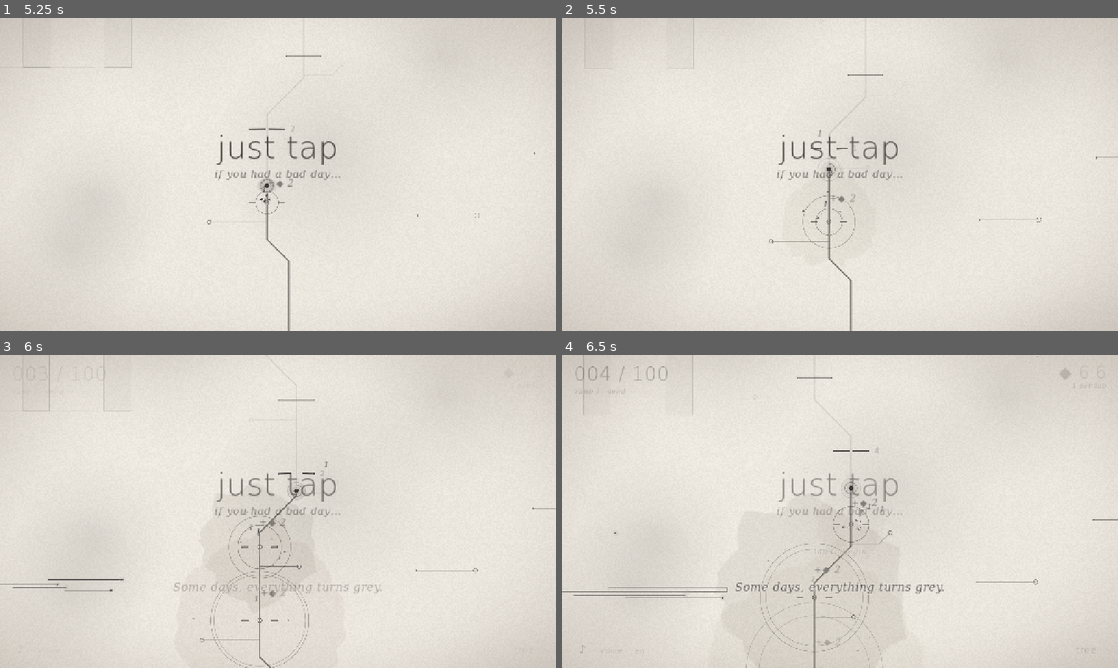
Above: before the commit, frames 1-4 (two rows, left to right).
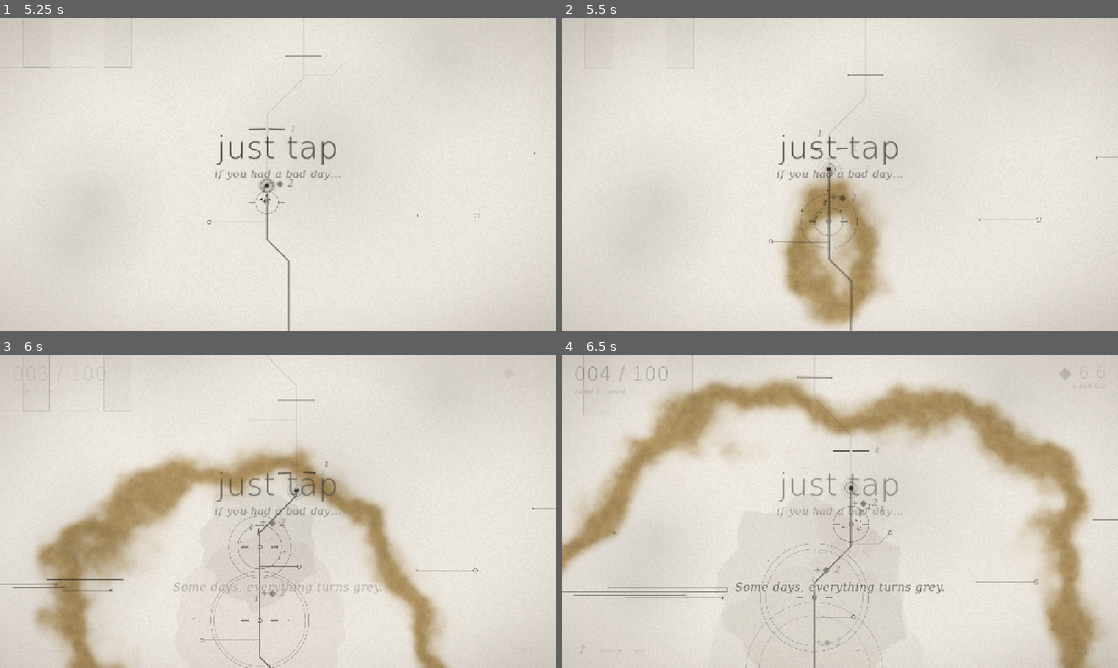
Above: after the commit, the same moments.

Repository: pablopalma/just-tap-repository
Game: Godot game, scene res://scenes/main.tscn
Two runs of this game, one before a commit and one after it. Both use one fixed random seed, a clock stepped at 60 frames per second and the inputs below.
Inputs (mouse positions are in pixels of both pictures, inside the frame that each line leads up to):
- Up to frame 1 (5.25 s): click "en" at 0.5 s; click "es" at 1.25 s; click "en" at 2 s; click "es" at 2.75 s; click "en" at 3.5 s; click "es" at 4.25 s; tap Enter at 5 s; move the mouse to (400, 158) at 5.02 s; tap Space at 5.1 s; click (400, 158) at 5.17 s
- Up to frame 2 (5.5 s): tap Space at 5.27 s
- Up to frame 3 (6 s): tap Space at 5.57, 5.85 s; tap Enter at 5.75 s; move the mouse to (166, 527) at 5.77 s; click (166, 527) at 5.92 s
- Up to frame 4 (6.5 s): tap Space at 6.02, 6.32 s

Frame 1 is identical in both runs. In frame 2, 6.6% of the frame differs, in the area x 39-60%, y 49-99%; in frame 3, 15%; in frame 4, 19%, in the area x 0-98%, y 6-100%.

Commit message:
Ola de color y carta del creador al final
- shaders/colour_wave.gdshader: el color se derrama como acuarela
  mojada (borde húmedo, flores, granulado, distorsión), late con la
  música y repinta el mundo gris cuando vuelve un color. Pasa también
  al completar zonas, con el ave, en el primer toque y en el final.
  F9 dispara una ola donde está la cámara, para grabar.
- La carta del creador aparece tras las últimas líneas de la voz y
  antes de "you made colour", en inglés o español, con los taps reales
  del jugador (GameState.total_taps, guardado).
- Voces de las líneas 26 y 27.
- tools/wave_test y tools/letter_test capturan la ola y la carta.

Co-Authored-By: Claude Opus 5.5 <noreply@anthropic.com>

Diff:
--- a/autoload/game_state.gd
+++ b/autoload/game_state.gd
@@ -28,6 +28,8 @@
 var seen := {}
 ## Voice lines already said this run (§20.4).
 var said := {}
+## Every manual tap of the whole game (kept across rebirths): the creator's letter quotes it.
+var total_taps := 0
 var finished := false
 ## False during the intro and the ending: taps and regeneration wait.
 var running := false
@@ -139,6 +141,7 @@
 		combo = minf(COMBO_MAX, combo + 1.0)
 		_combo_timer = COMBO_WINDOW
 		taps_at_gate += 1
+		total_taps += 1
 		if randf() < 0.06 * lv("eco"):
 			_echoes.append(ECHO_DELAY)
 	last_hit_time = clock
@@ -245,6 +248,7 @@
 	up = {}
 	seen = {}
 	said = {}
+	total_taps = 0
 	finished = false
 	combo = 0.0
 	_echoes.clear()
@@ -257,7 +261,7 @@
 
 func to_dict() -> Dictionary:
 	return {"stage": stage, "hp": hp, "light": light, "up": up, "reb": rebirths, "seen": seen,
-		"finished": finished, "said": said.keys()}
+		"finished": finished, "said": said.keys(), "taps": total_taps}
 
 
 func from_dict(d: Dictionary) -> void:
@@ -268,6 +272,7 @@
 		hp = max_hp(stage)
 	light = float(d.get("light", 0.0))
 	rebirths = int(d.get("reb", 0))
+	total_taps = int(d.get("taps", 0))
 	up = {}
 	var u: Dictionary = d.get("up", {})
 	for k in u:
--- a/autoload/narrator.gd
+++ b/autoload/narrator.gd
@@ -43,6 +43,11 @@
 	GameState.reborn.connect(_on_reborn)
 	GameState.progress_reset.connect(func() -> void: _queue.clear())
 	GameState.hit.connect(_on_hit)
+
+
+## Nothing queued, nothing speaking and the gap after the last line is over.
+func is_idle() -> bool:
+	return _queue.is_empty() and not _player.playing and _cooldown <= 0.0
 
 
 ## Queue a line. Story lines play once per run; pass once = false for idle, return and rebirth.
--- a/scripts/fmt.gd
+++ b/scripts/fmt.gd
@@ -22,6 +22,16 @@
 	return ("%." + str(decimals) + "f%s") % [v, SUFFIXES[i]]
 
 
+## Whole number with thousands grouped: 18.304 in Spanish, 18,304 in English.
+static func grouped(n: int, sep: String) -> String:
+	var s := str(absi(n))
+	var out := ""
+	while s.length() > 3:
+		out = sep + s.right(3) + out
+		s = s.left(s.length() - 3)
+	return ("-" if n < 0 else "") + s + out
+
+
 ## "021"
 static func pad3(n: int) -> String:
 	return "%03d" % n
--- a/scripts/loc.gd
+++ b/scripts/loc.gd
@@ -21,6 +21,34 @@
 	"needs": {"es": "%s · necesita %s %d", "en": "%s · needs %s %d"},
 	"level_line": {"es": "%s — %s · nivel %d: %s", "en": "%s — %s · level %d: %s"},
 	"max": {"es": "máximo", "en": "max"},
+	"continue_tap": {"es": "tocá para seguir", "en": "tap to continue"},
+}
+
+## The creator's letter (end of the game). {taps} is the player's own count of taps.
+## The line marked with "*" is the one that lands: larger, in gold, with a longer pause.
+const LETTER := {
+	"es": [
+		"Hola. No nos conocemos.",
+		"Soy quien hizo este juego.",
+		"No sé qué día tuviste hoy, ni por lo que estás pasando.",
+		"Pero tocaste {taps} veces para llegar hasta acá.",
+		"Un toque a la vez. Eso no es poco.",
+		"Sea lo que sea, tiene salida. Siempre la hay.",
+		"Y quiero que lo sepas:",
+		"*estoy orgulloso de vos.",
+		"— Pablo",
+	],
+	"en": [
+		"Hi. We've never met.",
+		"I'm the one who made this game.",
+		"I don't know what kind of day you had, or what you're going through.",
+		"But you tapped {taps} times to get here.",
+		"One tap at a time. That's not nothing.",
+		"Whatever it is, there's a way through. There always is.",
+		"And I want you to know:",
+		"*I'm proud of you.",
+		"— Pablo",
+	],
 }
 
 const ZONES := {
@@ -54,6 +82,14 @@
 }
 
 
+static func letter(taps: int) -> Array:
+	var sep := "." if lang() == "es" else ","
+	var out := []
+	for line in LETTER[lang()]:
+		out.append(String(line).replace("{taps}", Fmt.grouped(taps, sep)))
+	return out
+
+
 static func lang() -> String:
 	return SaveSystem.lang
 
--- a/scripts/main.gd
+++ b/scripts/main.gd
@@ -29,6 +29,7 @@
 var depth: DepthBackground
 var bird: GiantBird
 var landscape: Landscape
+var colour_wave: ColourWave
 var flash: ColorRect
 
 var _event_t := 0.0
@@ -37,6 +38,9 @@
 var _final_pending := -1.0
 var _final_t := 0.0
 var _end_shown := false
+var _letter_shown := false
+## Give up waiting for the voice after this long in the ending.
+const LETTER_MAX_WAIT := 60.0
 var _bird_wait := 0.0
 var _flash_tween: Tween
 
@@ -71,6 +75,8 @@
 	add_child(depth)
 	landscape = Landscape.new()
 	add_child(landscape)
+	colour_wave = ColourWave.new()
+	add_child(colour_wave)
 	bird = GiantBird.new()
 	add_child(bird)
 	bird.passed_close.connect(_on_bird_close)
@@ -144,6 +150,10 @@
 	elif e is InputEventScreenTouch:
 		# The first finger arrives as an emulated mouse click; extra fingers count on their own.
 		pressed = e.is_pressed() and (e as InputEventScreenTouch).index > 0
+	elif e is InputEventKey and e.is_pressed() and (e as InputEventKey).keycode == KEY_F9:
+		# For recording: replay the colour coming back where the camera is.
+		colour_wave.reveal(camera.position, Palette.chapter_color(randi_range(1, 4)))
+		return
 	elif e is InputEventKey:
 		pressed = e.is_pressed() and not e.is_echo() and (e as InputEventKey).keycode == KEY_SPACE
 	if not pressed:
@@ -161,6 +171,7 @@
 		return
 	intro.dismiss()
 	intro = null
+	colour_wave.pass_wave(tip.position, Palette.GOLD, 0.3)
 	create_tween().tween_property(hud, "modulate:a", 1.0, 2.0).set_delay(0.6)
 	Music.start()
 	# The voice greets once the line has started climbing.
@@ -216,9 +227,9 @@
 			var vs := get_viewport_rect().size
 			camera.target_zoom = minf(vs.y / (PathData.FINAL * PathData.GAP + 900.0), vs.x / 900.0)
 			_final_t += delta
-			if _final_t >= END_DELAY and not _end_shown:
-				_end_shown = true
-				end_screen.show_end()
+			# The voice says its last lines, then the creator's letter, then "you made colour".
+			if not _letter_shown and _final_t >= END_DELAY and (Narrator.is_idle() or _final_t > LETTER_MAX_WAIT):
+				_show_letter()
 	if _final_pending >= 0.0:
 		_final_pending -= delta
 		if _final_pending < 0.0:
@@ -227,6 +238,7 @@
 	var tint := Palette.chapter_color(Palette.chapter_of(GameState.stage))
 	depth.update_view(camera.position, camera.zoom.x, camera.offset, get_viewport_rect().size, tint)
 	landscape.update_view(camera.position, camera.zoom.x, camera.offset, get_viewport_rect().size, tint)
+	colour_wave.update_view(camera.position, camera.zoom.x, camera.offset, get_viewport_rect().size)
 	bird.set_tint(tint)
 	if GameState.running and not GameState.finished:
 		_bird_wait -= delta
@@ -278,6 +290,7 @@
 	_flash(0.3, 1.2)
 	_summon_bird()
 	if not z in [2, 4, 6, 8]:
+		colour_wave.pass_wave(last, Palette.chapter_color(maxi(1, Palette.chapter_of(z * 10))))
 		zone_title.show_title(Loc.t("zone_done") % Zones.ROMAN[z - 1], Loc.zone_name(z), Palette.INK)
 
 
@@ -285,6 +298,7 @@
 	var col := Palette.chapter_color(idx)
 	zone_title.show_title(Loc.t("colour_back"), Loc.chapter_name(idx), col.darkened(0.1))
 	washes.bloom(_event_center, col, 1400.0)
+	colour_wave.reveal(_event_center, col)
 	camera.add_trauma(1.0)
 	_flash(0.45, 2.0)
 
@@ -295,6 +309,7 @@
 
 
 func _on_bird_close() -> void:
+	colour_wave.pass_wave(camera.position, Palette.chapter_color(maxi(1, Palette.chapter_of(GameState.stage))))
 	camera.add_trauma(0.35)
 	_flash(0.15, 1.0)
 
@@ -308,13 +323,32 @@
 	_flash_tween.tween_property(flash, "color:a", 0.0, duration).set_trans(Tween.TRANS_SINE).set_ease(Tween.EASE_OUT)
 
 func _on_finished() -> void:
+	colour_wave.reveal(path.gate_pos(PathData.FINAL), Palette.GOLD)
 	_final_pending = FINAL_DELAY
+
+
+func _show_letter() -> void:
+	_letter_shown = true
+	var letter := Screens.Letter.new(GameState.total_taps)
+	letter.finished.connect(_show_end)
+	hud.get_parent().add_child(letter)
+
+
+func _show_end() -> void:
+	if _end_shown:
+		return
+	_end_shown = true
+	end_screen.show_end()
 
 
 func _enter_final(immediate: bool) -> void:
 	mode = Mode.FINAL
 	_final_t = END_DELAY if immediate else 0.0
 	_end_shown = false
+	# A finished game loaded from a save goes straight to the end: the letter was already read.
+	_letter_shown = immediate
+	if immediate:
+		_show_end()
 	GameState.running = false
 
 
--- a/scripts/ui/screens.gd
+++ b/scripts/ui/screens.gd
@@ -183,6 +183,117 @@
 		_tween.tween_property(_label, "modulate:a", 0.0, 1.5)
 
 
+## The creator's letter, near the very end: the game stops being a game for a moment. Paper covers
+## the world, the music falls back, and the lines arrive one by one as if being written. The line
+## marked "*" in Loc.LETTER lands larger, in gold, after a longer silence. Then "tap to continue".
+class Letter extends Control:
+	signal finished
+
+	const LINE_GAP := 2.8
+	const BEFORE_KEY := 2.2
+	const MUSIC_DB := -10.0
+
+	var _lines: Array[Label] = []
+	var _prompt: Label
+	var _ready_to_leave := false
+	var _music_bus := -1
+
+	func _init(taps: int) -> void:
+		set_anchors_and_offsets_preset(PRESET_FULL_RECT)
+		mouse_filter = MOUSE_FILTER_STOP
+		var bg := ColorRect.new()
+		bg.color = Palette.PAPER
+		bg.set_anchors_and_offsets_preset(PRESET_FULL_RECT)
+		bg.mouse_filter = MOUSE_FILTER_IGNORE
+		add_child(bg)
+		var box := VBoxContainer.new()
+		box.set_anchors_and_offsets_preset(PRESET_CENTER)
+		box.offset_left = -380
+		box.offset_right = 380
+		box.offset_top = -250
+		box.offset_bottom = 250
+		box.alignment = BoxContainer.ALIGNMENT_CENTER
+		box.add_theme_constant_override("separation", 10)
+		box.mouse_filter = MOUSE_FILTER_IGNORE
+		add_child(box)
+		for raw in Loc.letter(taps):
+			var text: String = raw
+			var key := text.begins_with("*")
+			var signature := text.begins_with("—")
+			var l: Label
+			if key:
+				l = UIStyle.label(text.substr(1), 40, false, Palette.GOLD.darkened(0.25))
+			elif signature:
+				l = UIStyle.label(text, 22, true, Color(Palette.INK, 0.75))
+			else:
+				l = UIStyle.label(text, 23, true, Palette.INK)
+			l.horizontal_alignment = HORIZONTAL_ALIGNMENT_RIGHT if signature else HORIZONTAL_ALIGNMENT_CENTER
+			l.autowrap_mode = TextServer.AUTOWRAP_WORD_SMART
+			l.modulate.a = 0.0
+			l.set_meta("key", key)
+			box.add_child(l)
+			_lines.append(l)
+		_prompt = UIStyle.label(Loc.t("continue_tap"), 16, true, Color(Palette.INK, 0.5))
+		_prompt.set_anchors_and_offsets_preset(PRESET_CENTER_BOTTOM)
+		_prompt.offset_left = -200
+		_prompt.offset_right = 200
+		_prompt.offset_top = -70
+		_prompt.offset_bottom = -40
+		_prompt.horizontal_alignment = HORIZONTAL_ALIGNMENT_CENTER
+		_prompt.modulate.a = 0.0
+		add_child(_prompt)
+		modulate.a = 0.0
+
+	func _ready() -> void:
+		_music_bus = AudioServer.get_bus_index(Music.MUSIC_BUS)
+		_fade_music(MUSIC_DB, 3.0)
+		var tw := create_tween()
+		tw.tween_property(self, "modulate:a", 1.0, 2.5)
+		tw.tween_interval(1.2)
+		for l in _lines:
+			if l.get_meta("key"):
+				tw.tween_interval(BEFORE_KEY)
+				tw.tween_callback(Music.choir_swell)
+				tw.tween_property(l, "modulate:a", 1.0, 3.0)
+				tw.tween_interval(2.5)
+			else:
+				tw.tween_property(l, "modulate:a", 1.0, 1.6)
+				tw.tween_interval(LINE_GAP - 1.6)
+		tw.tween_interval(1.5)
+		tw.tween_callback(_allow_leave)
+		tw.tween_property(_prompt, "modulate:a", 1.0, 1.5)
+
+	func _allow_leave() -> void:
+		_ready_to_leave = true
+
+	func _gui_input(e: InputEvent) -> void:
+		if e is InputEventMouseButton and e.is_pressed():
+			_leave()
+			accept_event()
+
+	func _unhandled_input(e: InputEvent) -> void:
+		if e is InputEventKey and e.is_pressed() and (e as InputEventKey).keycode == KEY_SPACE:
+			_leave()
+			get_viewport().set_input_as_handled()
+
+	func _leave() -> void:
+		if not _ready_to_leave:
+			return
+		_ready_to_leave = false
+		_fade_music(0.0, 3.0)
+		var tw := create_tween()
+		tw.tween_property(self, "modulate:a", 0.0, 2.0)
+		tw.tween_callback(finished.emit)
+		tw.tween_callback(queue_free)
+
+	func _fade_music(db: float, time: float) -> void:
+		if _music_bus == -1:
+			return
+		var bus := _music_bus
+		create_tween().tween_method(func(v: float) -> void: AudioServer.set_bus_volume_db(bus, v),
+			AudioServer.get_bus_volume_db(bus), db, time)
+
+
 ## "you made colour" and the rebirth button, low on the screen over a paper gradient.
 class EndScreen extends Control:
 	signal rebirth_pressed
--- /dev/null
+++ b/scripts/world/colour_wave.gd
@@ -0,0 +1,92 @@
+class_name ColourWave
+extends CanvasLayer
+## The colour wave (shaders/colour_wave.gdshader): a full-screen pass above the world and below the
+## UI. pass_wave() sends a wet-edged ring of pigment across the world; reveal() first drains the
+## world to grey and then lets the new colour flood back from a point.
+
+const MAX_WAVES := 8
+const LIFE := 9.0
+const DRAIN_TIME := 0.45
+
+var _rect: ColorRect
+var _mat: ShaderMaterial
+var _waves: Array[Dictionary] = []  # {pos, t, reveal, tint}
+var _t := 0.0
+var _drain := 0.0
+var _drain_tween: Tween
+
+
+func _ready() -> void:
+	layer = 5
+	_rect = ColorRect.new()
+	_rect.set_anchors_and_offsets_preset(Control.PRESET_FULL_RECT)
+	_rect.mouse_filter = Control.MOUSE_FILTER_IGNORE
+	_mat = ShaderMaterial.new()
+	_mat.shader = load("res://shaders/colour_wave.gdshader")
+	_rect.material = _mat
+	add_child(_rect)
+	_rect.visible = false
+
+
+## A ring of pigment passing through: for zone endings, the bird, finished structures.
+func pass_wave(world_pos: Vector2, tint: Color, delay := 0.0) -> void:
+	_add(world_pos, tint, false, delay)
+
+
+## The colour coming back: drain the world to grey, then flood the colour back from world_pos.
+func reveal(world_pos: Vector2, tint: Color) -> void:
+	_set_drain(1.0, DRAIN_TIME)
+	_add(world_pos, tint, true, DRAIN_TIME + 0.15)
+
+
+func _add(world_pos: Vector2, tint: Color, is_reveal: bool, delay: float) -> void:
+	if _waves.size() >= MAX_WAVES:
+		_waves.pop_front()
+	_waves.append({"pos": world_pos, "t": _t + delay, "reveal": is_reveal, "tint": tint})
+	_rect.visible = true
+
+
+func _set_drain(target: float, time: float) -> void:
+	if _drain_tween:
+		_drain_tween.kill()
+	_drain_tween = create_tween()
+	_drain_tween.tween_property(self, "_drain", target, time).set_trans(Tween.TRANS_SINE)
+
+
+func _process(delta: float) -> void:
+	_t += delta
+	for i in range(_waves.size() - 1, -1, -1):
+		var w: Dictionary = _waves[i]
+		if _t - float(w.t) > LIFE:
+			# A finished reveal has covered the screen: the colour is simply back.
+			if w.reveal:
+				_drain = 0.0
+			_waves.remove_at(i)
+	_rect.visible = not _waves.is_empty() or _drain > 0.001
+
+
+## Called every frame by Main with the camera's real view.
+func update_view(cam_pos: Vector2, cam_zoom: float, cam_offset: Vector2, vp: Vector2) -> void:
+	if not _rect.visible:
+		return
+	var waves := PackedVector4Array()
+	var tints := PackedVector4Array()
+	for i in MAX_WAVES:
+		if i < _waves.size():
+			var w: Dictionary = _waves[i]
+			var p: Vector2 = w.pos
+			var c: Color = w.tint
+			waves.append(Vector4(p.x, p.y, w.t, 1.0 if w.reveal else 0.0))
+			tints.append(Vector4(c.r, c.g, c.b, 1.0))
+		else:
+			waves.append(Vector4.ZERO)
+			tints.append(Vector4.ONE)
+	_mat.set_shader_parameter("waves", waves)
+	_mat.set_shader_parameter("tints", tints)
+	_mat.set_shader_parameter("wave_count", _waves.size())
+	_mat.set_shader_parameter("now", _t)
+	_mat.set_shader_parameter("drain", _drain)
+	_mat.set_shader_parameter("cam_pos", cam_pos + cam_offset)
+	_mat.set_shader_parameter("cam_zoom", cam_zoom)
+	_mat.set_shader_parameter("view_size", vp)
+	_mat.set_shader_parameter("beat_hz", Zones.BPM[Music.zone - 1] / 60.0)
--- /dev/null
+++ b/shaders/colour_wave.gdshader
@@ -0,0 +1,104 @@
+shader_type canvas_item;
+// The colour wave: a full-screen pass over the world (UI stays untouched). Colour spreads from a
+// point like wet watercolour on paper: a darker, more saturated wet edge, cauliflower blooms
+// along the front, pigment granulation and a slight wet distortion. Waves pulse with the beat.
+// Positions are in world space, so the blooms stick to the world while the camera moves.
+// "reveal" waves also paint colour back over a drained (grey) world; the others only pass by.
+
+uniform sampler2D screen_tex : hint_screen_texture, filter_linear_mipmap;
+uniform vec2 cam_pos;
+uniform float cam_zoom = 1.0;
+uniform vec2 view_size = vec2(1280.0, 720.0);
+uniform float now = 0.0;
+uniform float beat_hz = 1.0;
+uniform float drain = 0.0;          // 0 = world in colour, 1 = world grey outside reveal waves
+uniform int wave_count = 0;
+uniform vec4 waves[8];              // xy world centre, z start time, w 1 = reveal, 0 = pass
+uniform vec4 tints[8];              // pigment colour of each wave
+uniform float speed = 520.0;        // world units per second
+uniform float rim_width = 46.0;
+uniform vec4 paper : source_color = vec4(0.922, 0.902, 0.871, 1.0);
+
+float hash(vec2 p) {
+	return fract(sin(dot(p, vec2(127.1, 311.7))) * 43758.5453);
+}
+
+float noise(vec2 p) {
+	vec2 i = floor(p);
+	vec2 f = fract(p);
+	vec2 u = f * f * (3.0 - 2.0 * f);
+	return mix(mix(hash(i), hash(i + vec2(1.0, 0.0)), u.x),
+		mix(hash(i + vec2(0.0, 1.0)), hash(i + vec2(1.0, 1.0)), u.x), u.y);
+}
+
+float fbm(vec2 p) {
+	float v = 0.0;
+	float a = 0.5;
+	for (int i = 0; i < 4; i++) {
+		v += a * noise(p);
+		p = p * 2.03 + vec2(17.0, 9.0);
+		a *= 0.5;
+	}
+	return v;
+}
+
+float lum(vec3 c) {
+	return dot(c, vec3(0.299, 0.587, 0.114));
+}
+
+void fragment() {
+	vec2 world = cam_pos + (SCREEN_UV * view_size - view_size * 0.5) / cam_zoom;
+
+	float reveal = 0.0;
+	float rim = 0.0;
+	vec2 push = vec2(0.0);
+	vec3 tint = vec3(0.0);
+	float tint_w = 0.0;
+	for (int i = 0; i < 8; i++) {
+		if (i >= wave_count) {
+			break;
+		}
+		vec4 w = waves[i];
+		float age = now - w.z;
+		if (age < 0.0) {
+			continue;
+		}
+		// The front grows in pulses: a little surge on every beat.
+		float pulse = 0.5 - 0.5 * cos(age * beat_hz * 6.2831853);
+		float r = speed * age + 70.0 * pulse * min(age, 1.0);
+		vec2 d = world - w.xy;
+		float dist = length(d);
+		// Cauliflower edge: the front is pushed in and out by paper-fixed noise.
+		float bloom = (fbm(world * 0.0035) - 0.5) * 340.0 + (fbm(world * 0.012) - 0.5) * 80.0;
+		float x = dist + bloom - r;
+		float inside = 1.0 - smoothstep(-rim_width, 0.0, x);
+		if (w.w > 0.5) {
+			reveal = max(reveal, inside);
+		}
+		float fade = clamp(1.0 - (age - 2.5) / 2.5, 0.0, 1.0);
+		float ring = exp(-(x * x) / (rim_width * rim_width)) * fade;
+		rim = max(rim, ring);
+		push += normalize(d + vec2(0.001)) * ring;
+		tint += tints[i].rgb * ring;
+		tint_w += ring;
+	}
+
+	// Wet distortion along the front.
+	vec2 uv = SCREEN_UV - push * 0.004;
+	vec3 col = textureLod(screen_tex, uv, 0.0).rgb;
+
+	// Drained world: warm grey, like the paper.
+	float l = lum(col);
+	vec3 grey = mix(vec3(l), paper.rgb * (l / lum(paper.rgb)), 0.35);
+	float colour = max(1.0 - drain, reveal);
+	vec3 outc = mix(grey, col, colour);
+
+	// Wet edge: pigment pools at the front — darker and more saturated, with granulation.
+	float g = noise(world * 0.09) * 0.6 + noise(world * 0.31) * 0.4;
+	vec3 sat = mix(vec3(lum(outc)), outc, 1.0 + rim * 1.1);
+	vec3 pigment = tint_w > 0.001 ? tint / tint_w : vec3(1.0);
+	vec3 pooled = sat * mix(vec3(1.0), pigment, rim * 0.65) * mix(1.0, 0.82, rim) * (1.0 - rim * 0.16 * g);
+	outc = mix(outc, pooled, clamp(rim * 1.2, 0.0, 1.0));
+
+	COLOR = vec4(outc, 1.0);
+}
--- /dev/null
+++ b/tools/letter_test.gd
@@ -0,0 +1,40 @@
+extends Node
+## Shows the creator's letter (sped up) in both languages and captures it.
+## godot --path . res://tools/letter_test.tscn
+
+var _main: Node
+var _t := 0.0
+var _step := 0
+
+
+func _ready() -> void:
+	GameState.new_game()
+	GameState.total_taps = 18304
+	SaveSystem.lang = "es"
+	_main = load("res://scenes/main.tscn").instantiate()
+	add_child(_main)
+	Engine.time_scale = 4.0
+
+
+func _process(delta: float) -> void:
+	_t += delta / Engine.time_scale
+	if _step == 0 and _t > 0.5:
+		_step = 1
+		_main._start()
+		_main._show_letter()
+	elif _step == 1 and _t > 11.0:
+		_step = 2
+		_shot("30_letter_es")
+		SaveSystem.lang = "en"
+		var l := Screens.Letter.new(GameState.total_taps)
+		_main.hud.get_parent().add_child(l)
+	elif _step == 2 and _t > 21.5:
+		_shot("31_letter_en")
+		Engine.time_scale = 1.0
+		get_tree().quit()
+
+
+func _shot(name: String) -> void:
+	var path := "user://shots/%s.png" % name
+	get_viewport().get_texture().get_image().save_png(path)
+	print("SHOT ", ProjectSettings.globalize_path(path))
--- /dev/null
+++ b/tools/letter_test.tscn
@@ -0,0 +1,6 @@
+[gd_scene format=3]
+
+[ext_resource type="Script" path="res://tools/letter_test.gd" id="1"]
+
+[node name="LetterTest" type="Node"]
+script = ExtResource("1")
--- /dev/null
+++ b/tools/wave_test.gd
@@ -0,0 +1,37 @@
+extends Node
+## Captures the colour wave: a game in the red chapter, a reveal fired on the camera, frames
+## saved at fixed times. godot --path . res://tools/wave_test.tscn
+
+const SHOTS := {0.0: "20_wave_0", 0.35: "21_wave_drained", 1.2: "22_wave_1", 2.0: "23_wave_2", 3.2: "24_wave_3"}
+
+var _main: Node
+var _t := -1.0
+var _taken := {}
+
+
+func _ready() -> void:
+	GameState.new_game()
+	GameState.stage = 26
+	GameState.hp = GameState.max_hp(26)
+	SaveSystem.had_progress = false
+	_main = load("res://scenes/main.tscn").instantiate()
+	add_child(_main)
+
+
+func _process(delta: float) -> void:
+	if _t < 0.0:
+		if Engine.get_process_frames() == 30:
+			_main._start()
+		if Engine.get_process_frames() == 300:
+			_t = 0.0
+			_main.colour_wave.reveal(_main.camera.position + Vector2(-120, 80), Palette.chapter_color(2))
+		return
+	_t += delta
+	for at in SHOTS:
+		if _t >= at and not _taken.has(at):
+			_taken[at] = true
+			var path := "user://shots/%s.png" % SHOTS[at]
+			get_viewport().get_texture().get_image().save_png(path)
+			print("SHOT ", ProjectSettings.globalize_path(path))
+	if _t > 3.4:
+		get_tree().quit()
--- /dev/null
+++ b/tools/wave_test.tscn
@@ -0,0 +1,6 @@
+[gd_scene format=3]
+
+[ext_resource type="Script" path="res://tools/wave_test.gd" id="1"]
+
+[node name="WaveTest" type="Node"]
+script = ExtResource("1")
Not shown, removed: audio/voices/ElevenLabs_2026-10-30T18_50_20_Old Man Saviour 1_gen_sp100_s50_sb75_v4.mp3.import
Not shown, added: audio/voices/ElevenLabs_2026-10-30T18_58_17_Old Man Saviour 1_gen_sp100_s50_sb75_v4.mp3.import
Not shown, added: audio/voices/It's still there. [pause] [warmly] It always was....mp3.import
Not shown, added: audio/voices/[breathes] [softly] I'm the part of you... [pause] that keeps going....mp3.import
Not shown, added: audio/voices/[in awe] Small lights. [short pause] One shape. [pause] [softly] That's you, too....mp3.import
Not shown, added: audio/voices/[softly] Almost. [pause] Don't rush the ending....mp3.import
Not shown, removed: audio/voices/[softly] Do you remember this morning [pause] [whispers] Before all of it....mp3.import
Not shown, added: audio/voices/[softly] Slowly. [pause] The light isn't going anywhere....mp3.import
Not shown, added: audio/voices/[softly] Tomorrow... if it's grey again... [long pause] [warmly] you know what to do....mp3.import
Not shown, added: audio/voices/vo_26.mp3.import
Not shown, added: audio/voices/vo_27.mp3.import
Not shown, added: scripts/world/colour_wave.gd.uid
(and 13 more such lines)
